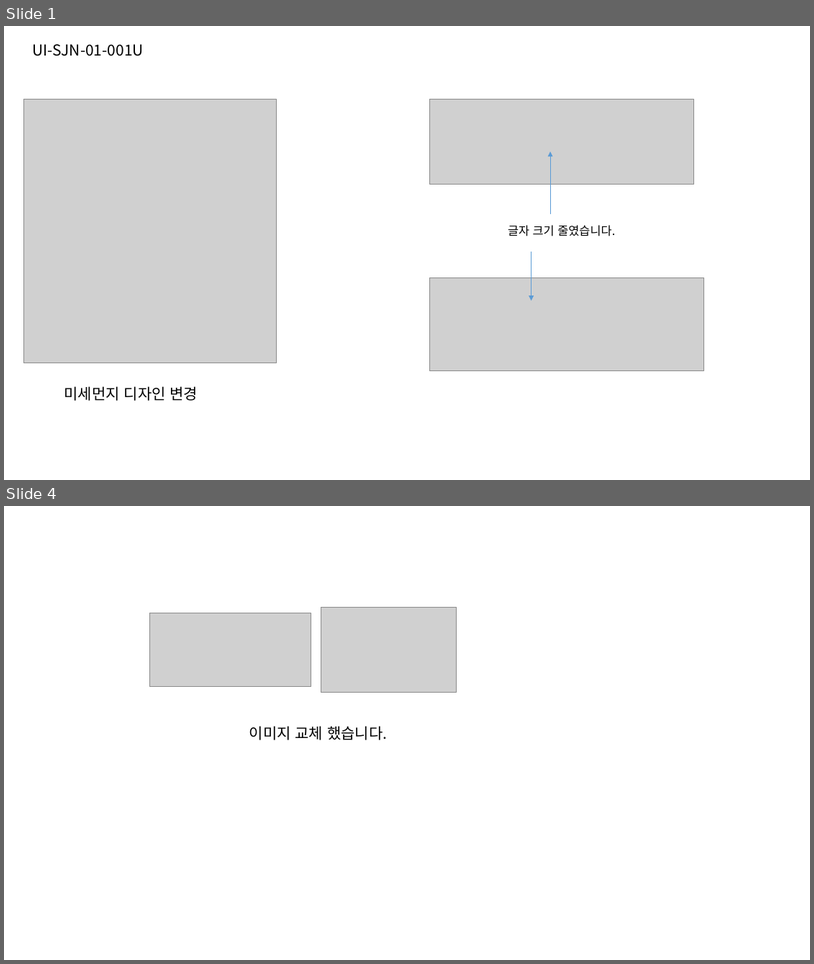
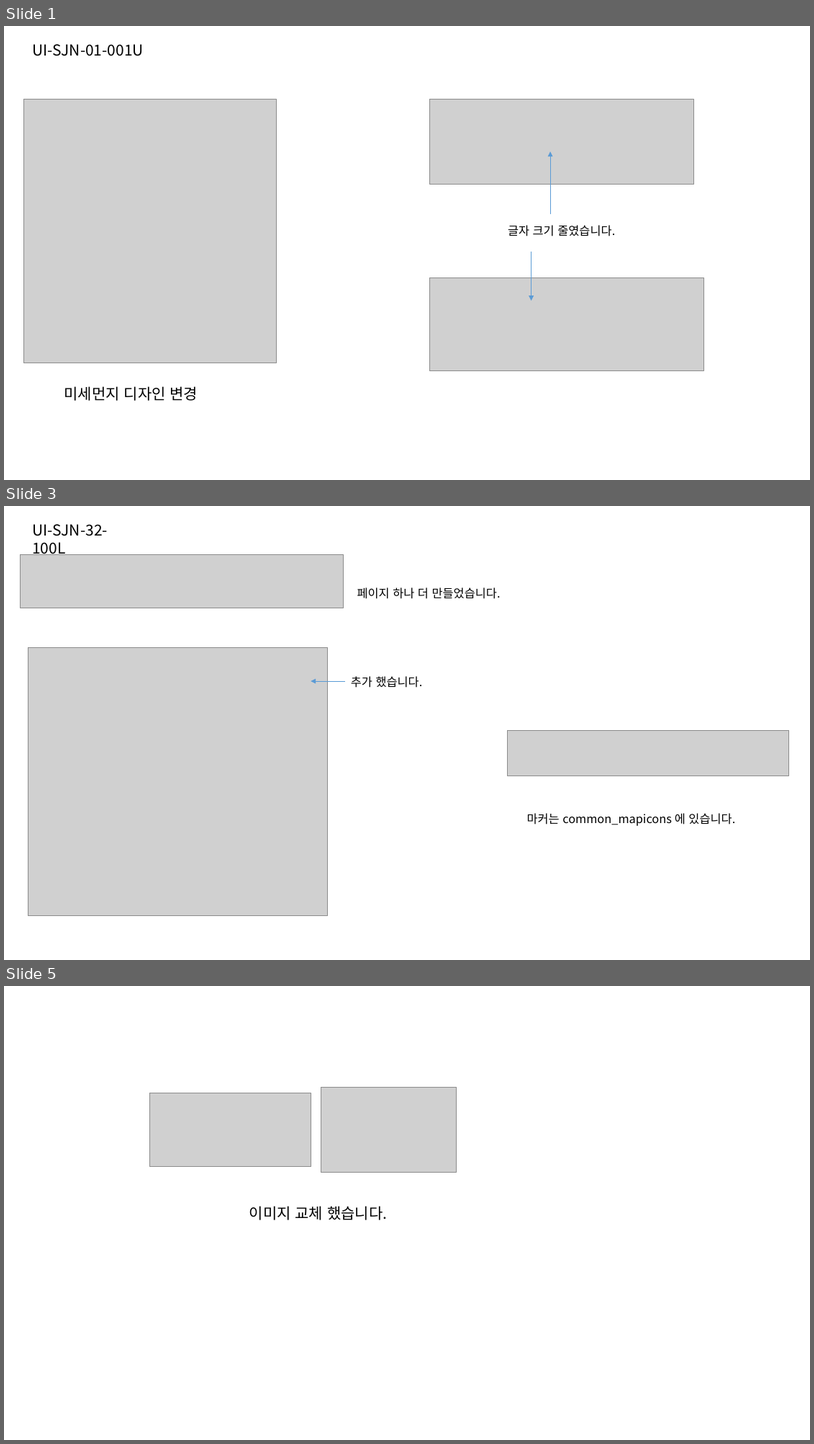
Before and after one commit to jeoungGyy/sejong, a slide deck: ppt/05-10.pptx. Shown one above the other, each under a label of ours: slides 1 and 4 before the commit, slides 1, 3 and 5 after it; the slides between them are not shown. The pictures are 814x964 and 814x1444 pixels, drawn with LibreOffice and Linux fonts; fonts in the diff are those of the drawing; grey boxes stand for pictures. Boxes give left, top, right and bottom in pixels: in the first picture for what was removed or moved away, otherwise in the second. Text is boxed around its words. In the diff, an @@ line names an element or a change of style, - is before the commit and + after.

```diff
--- a/ppt/05-10.pptx
+++ b/ppt/05-10.pptx
@@ slide 3 added at (4,506,810,960), background #FFFFFF @@
@@ text added at (32,524,108,557), 18 pt, text #000000 @@
+UI-SJN-32-100L
@@ picture added at (20,554,343,608) @@
@@ text added at (358,587,501,599), 14 pt, text #000000 @@
+페이지 하나 더 만들었습니다.
@@ picture added at (28,647,328,916) @@
@@ text added at (351,676,423,687), 14 pt, text #000000 @@
+추가 했습니다.
@@ arrow added from (345, 681) to (311, 681), #5B9BD5 0.5 pt @@
@@ picture added at (508,730,790,775) @@
@@ text added at (527,813,736,826), 14 pt, text #000000 @@
+마커는 common_mapicons 에 있습니다.
@@ what was slide 4 is now slide 5 @@
```
Also in this commit, not shown: 1 slide changed, 1 other slide added, 1 slide removed, 9 other files.
